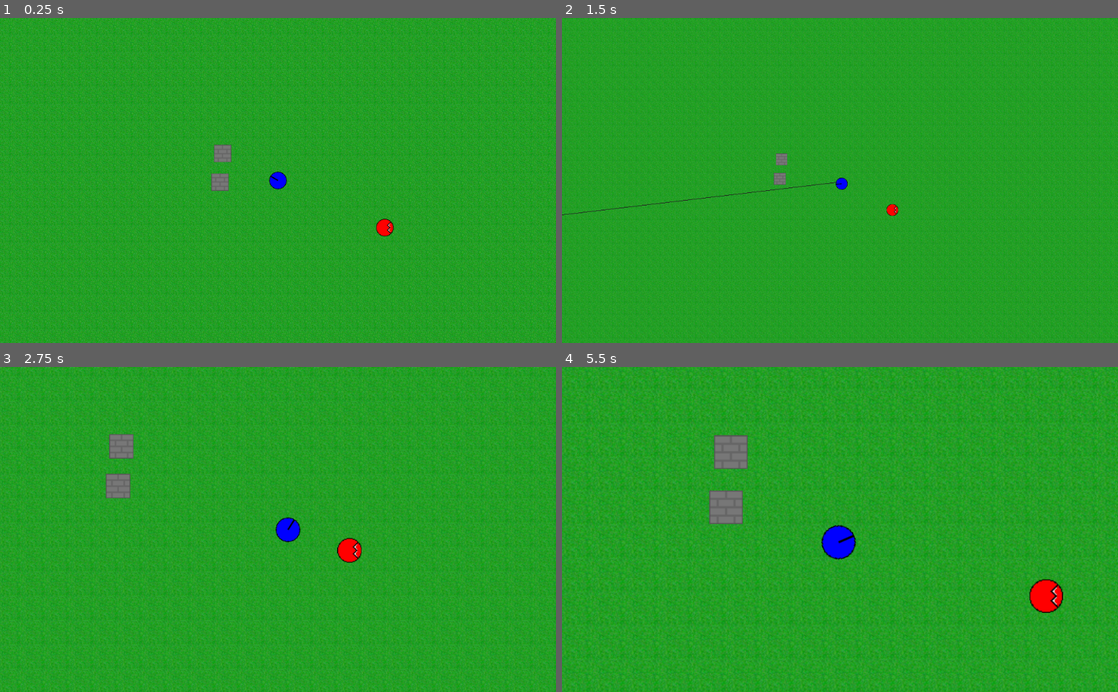
Above: before the commit, frames 1-4 (two rows, left to right).
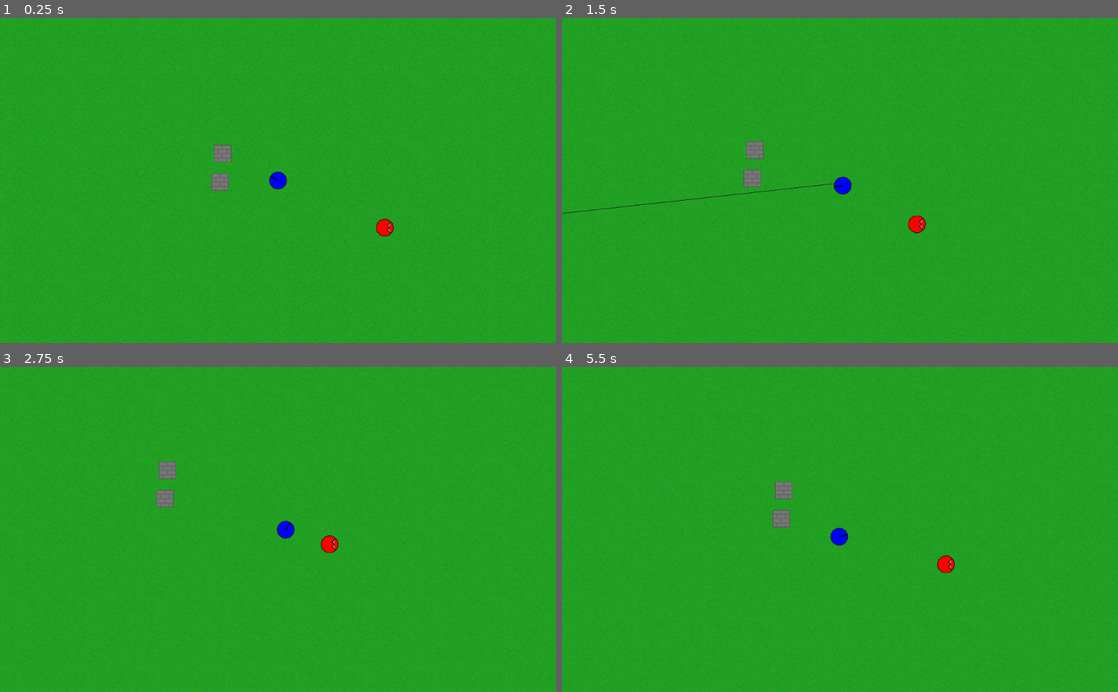
Above: after the commit, the same moments.

Repository: jmdejong/tedious
Game: Godot game, scene res://scenes/main.tscn
Same seed, same stepped clock (60 frames per second), same inputs: the game is played once before the commit and once after it.
Inputs (mouse positions are in pixels of both pictures, inside the frame that each line leads up to):
- Up to frame 1 (0.25 s): no input
- Up to frame 2 (1.5 s): tap Enter at 0.5 s; move the mouse to (962, 164) at 0.52 s; press the mouse at (962, 164) at 0.53 s; hold D (right) 0.53-1.28 s; move the mouse to (728, 196) at 1.27 s; release the mouse at (728, 196) at 1.28 s; hold S (down) from 1.28 s (still down); tap Mouse wheel up (zoom_in, bound only after the commit) at 1.35 s; click (728, 196) at 1.42 s
- Up to frame 3 (2.75 s): move the mouse to (333, 458) at 2.02 s; release S (down) at 2.03 s; hold D (right) from 2.03 s (still down); hold Mouse wheel down (zoom_in, bound only before the commit) from 2.03 s (still down); click (333, 458) at 2.17 s
- Up to frame 4 (5.5 s): move the mouse to (812, 594) at 2.77 s; release D (right) at 2.78 s; release Mouse wheel down (zoom_in, bound only before the commit) at 2.78 s; hold W (up) 2.78-3.53 s; tap - (zoom_out) at 2.85 s; click (812, 594) at 2.92 s; move the mouse to (1006, 578) at 3.52 s; press the mouse at (1006, 578) at 3.53 s; hold A (left) 3.53-5.03 s; move the mouse to (673, 480) at 4.27 s; release the mouse at (673, 480) at 4.28 s; tap Mouse wheel up (zoom_in, bound only after the commit) at 4.35 s; click (673, 480) at 4.42 s; move the mouse to (867, 529) at 5.02 s; hold S (down) from 5.03 s (still down); hold Mouse wheel down (zoom_in, bound only before the commit) from 5.03 s (still down); click (867, 529) at 5.17 s

The runs differ from the first frame. In frame 1, 4.3% of the frame differs, in the area x 0-100%, y 0-100%; in frame 2, 1.4%; in frame 3, 2.5%; in frame 4, 3.9%.
Error after the commit: Parse Error: At "move_toward()" call, argument 1. The passed argument's type (Vector2) doesn't match the function's expected argument type (float). (res://scri…

Commit message:
better zooming; larger grass texture

Diff:
--- a/project.godot
+++ b/project.godot
@@ -52,16 +52,16 @@
 }
 zoom_out={
 "deadzone": 0.5,
-"events": [ Object(InputEventMouseButton,"resource_local_to_scene":false,"resource_name":"","device":0,"alt":false,"shift":false,"control":false,"meta":false,"command":false,"button_mask":0,"position":Vector2( 0, 0 ),"global_position":Vector2( 0, 0 ),"factor":1.0,"button_index":4,"pressed":false,"doubleclick":false,"script":null)
-, Object(InputEventKey,"resource_local_to_scene":false,"resource_name":"","device":0,"alt":false,"shift":false,"control":false,"meta":false,"command":false,"pressed":false,"scancode":16777347,"unicode":0,"echo":false,"script":null)
+"events": [ Object(InputEventKey,"resource_local_to_scene":false,"resource_name":"","device":0,"alt":false,"shift":false,"control":false,"meta":false,"command":false,"pressed":false,"scancode":16777347,"unicode":0,"echo":false,"script":null)
 , Object(InputEventKey,"resource_local_to_scene":false,"resource_name":"","device":0,"alt":false,"shift":false,"control":false,"meta":false,"command":false,"pressed":false,"scancode":45,"unicode":0,"echo":false,"script":null)
+, Object(InputEventMouseButton,"resource_local_to_scene":false,"resource_name":"","device":0,"alt":false,"shift":false,"control":false,"meta":false,"command":false,"button_mask":0,"position":Vector2( 0, 0 ),"global_position":Vector2( 0, 0 ),"factor":1.0,"button_index":5,"pressed":false,"doubleclick":false,"script":null)
  ]
 }
 zoom_in={
 "deadzone": 0.5,
-"events": [ Object(InputEventMouseButton,"resource_local_to_scene":false,"resource_name":"","device":0,"alt":false,"shift":false,"control":false,"meta":false,"command":false,"button_mask":0,"position":Vector2( 0, 0 ),"global_position":Vector2( 0, 0 ),"factor":1.0,"button_index":5,"pressed":false,"doubleclick":false,"script":null)
-, Object(InputEventKey,"resource_local_to_scene":false,"resource_name":"","device":0,"alt":false,"shift":false,"control":false,"meta":false,"command":false,"pressed":false,"scancode":16777349,"unicode":0,"echo":false,"script":null)
+"events": [ Object(InputEventKey,"resource_local_to_scene":false,"resource_name":"","device":0,"alt":false,"shift":false,"control":false,"meta":false,"command":false,"pressed":false,"scancode":16777349,"unicode":0,"echo":false,"script":null)
 , Object(InputEventKey,"resource_local_to_scene":false,"resource_name":"","device":0,"alt":false,"shift":true,"control":false,"meta":false,"command":false,"pressed":false,"scancode":43,"unicode":0,"echo":false,"script":null)
+, Object(InputEventMouseButton,"resource_local_to_scene":false,"resource_name":"","device":0,"alt":false,"shift":false,"control":false,"meta":false,"command":false,"button_mask":0,"position":Vector2( 0, 0 ),"global_position":Vector2( 0, 0 ),"factor":1.0,"button_index":4,"pressed":false,"doubleclick":false,"script":null)
  ]
 }
 
--- a/scenes/main.tscn
+++ b/scenes/main.tscn
@@ -1,6 +1,6 @@
 [gd_scene load_steps=7 format=2]
 
-[ext_resource path="res://sprites/grass.png" type="Texture" id=1]
+[ext_resource path="res://sprites/grass_large.png" type="Texture" id=1]
 [ext_resource path="res://scenes/player.tscn" type="PackedScene" id=2]
 [ext_resource path="res://scenes/bullet.tscn" type="PackedScene" id=3]
 [ext_resource path="res://scenes/view.tscn" type="PackedScene" id=4]
--- a/scripts/view.gd
+++ b/scripts/view.gd
@@ -4,16 +4,27 @@
 export var max_zoom = 8
 export var min_zoom = 0.5
 export var zoom_step = sqrt(sqrt(2))
-export var zoom_speed = 8
+export var zoom_speed_linear = 8
+export var zoom_speed_static = 1
+
 
 #var actual_zoom = target_zoom
+var target
+
+
+func move_toward(origin, destination, step_size):
+	var dif = destination - origin
+	if step_size >= dif.length():
+		return destination
+	return origin + dif.normalized() * step_size
 
 func _ready():
-	zoom = Vector2(target_zoom, target_zoom)
+	change_zoom(1)
 
 func change_zoom(change):
 	target_zoom *= change
 	target_zoom = clamp(target_zoom, min_zoom, max_zoom)
+	target = Vector2(target_zoom, target_zoom)
 
 func zoom_out():
 	change_zoom(zoom_step)
@@ -22,20 +33,11 @@
 	change_zoom(1/zoom_step)
 
 func _input(event):
-	if event is InputEventMouseButton:
-		if event.is_pressed():
-			# zoom in
-			if event.button_index == BUTTON_WHEEL_UP:
-				change_zoom(1.414)
-			if event.button_index == BUTTON_WHEEL_DOWN:
-				change_zoom(0.707)
 	if Input.is_action_pressed('zoom_out'):
 		zoom_out()
 	elif Input.is_action_pressed('zoom_in'):
 		zoom_in()
 
 func _process(delta):
-	zoom = zoom.linear_interpolate(Vector2(target_zoom, target_zoom), delta * zoom_speed)
-	#if actual_zoom != target_zoom:
-		#actual_zoom = target_zoom
-		#zoom = Vector2(actual_zoom, actual_zoom)
+	zoom = zoom.linear_interpolate(target, delta * zoom_speed_linear)
+	zoom = move_toward(zoom, target, delta*zoom_speed_static)
Binary file added: sprites/grass_large.png
